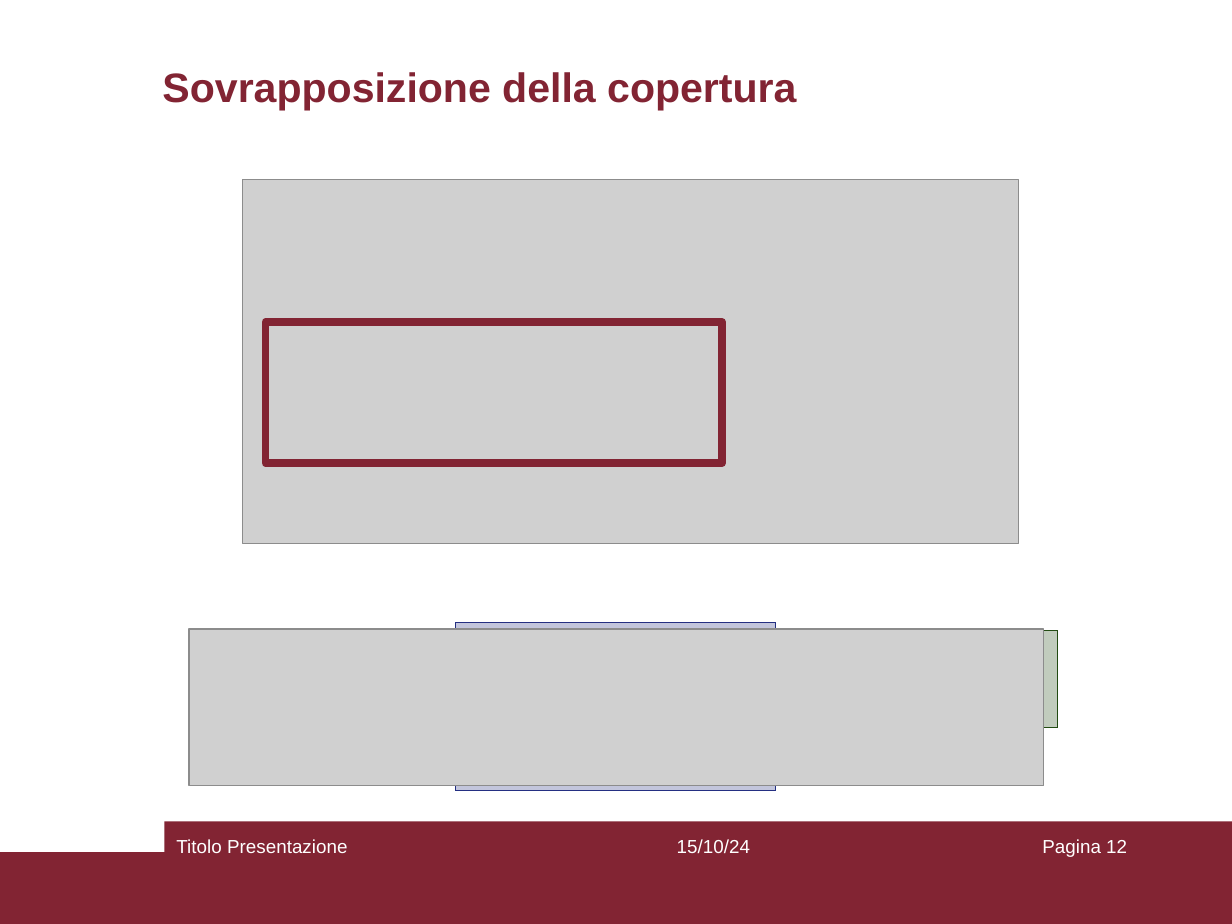
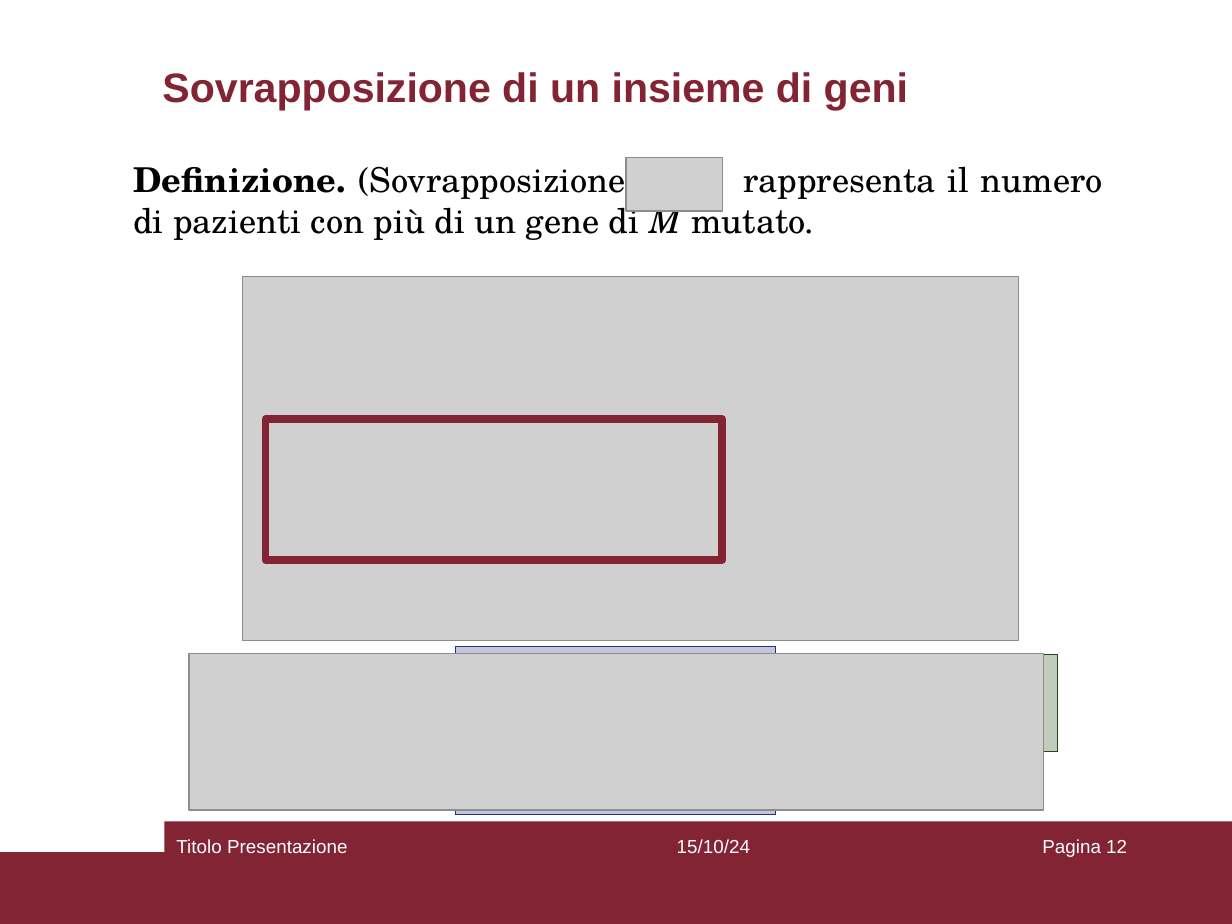
Before and after one commit to aflaag/bsc-thesis, a slide deck: slide 12 of presentation/slides.odp. Drawn at 1232x924 pixels with LibreOffice and Linux fonts; fonts in the diff are those of the drawing; grey boxes stand for pictures. Boxes give left, top, right and bottom in pixels: in the first picture for what was removed or moved away, otherwise in the second. Text is boxed around its words. In the diff, an @@ line names an element or a change of style, - is before the commit and + after.

Commit message:
added text to slides

```diff
--- a/presentation/slides.odp
+++ b/presentation/slides.odp
@@ title at box(162, 72, 908, 110): text changed @@
-Sovrapposizione della copertura
+Sovrapposizione di un insieme di geni
@@ text added at box(133, 158, 1103, 243), 20 pt, text #000000 @@
+Definizione. (Sovrapposizione) rappresenta il numero di pazienti con più di un gene di M mutato.
@@ picture added at box(626, 158, 723, 211) @@
@@ 2 rectangles, 1 picture: place and size @@
-2 rectangles, 1 picture at box(243, 180, 1019, 543)
+2 rectangles, 1 picture at box(243, 276, 1019, 641)
@@ 2 rectangles, 1 picture: place and size @@
-2 rectangles, 1 picture at box(190, 622, 1057, 791)
+2 rectangles, 1 picture at box(190, 647, 1057, 816)
```
Also in this commit, not shown: 18 other slides changed, 4 other files.
